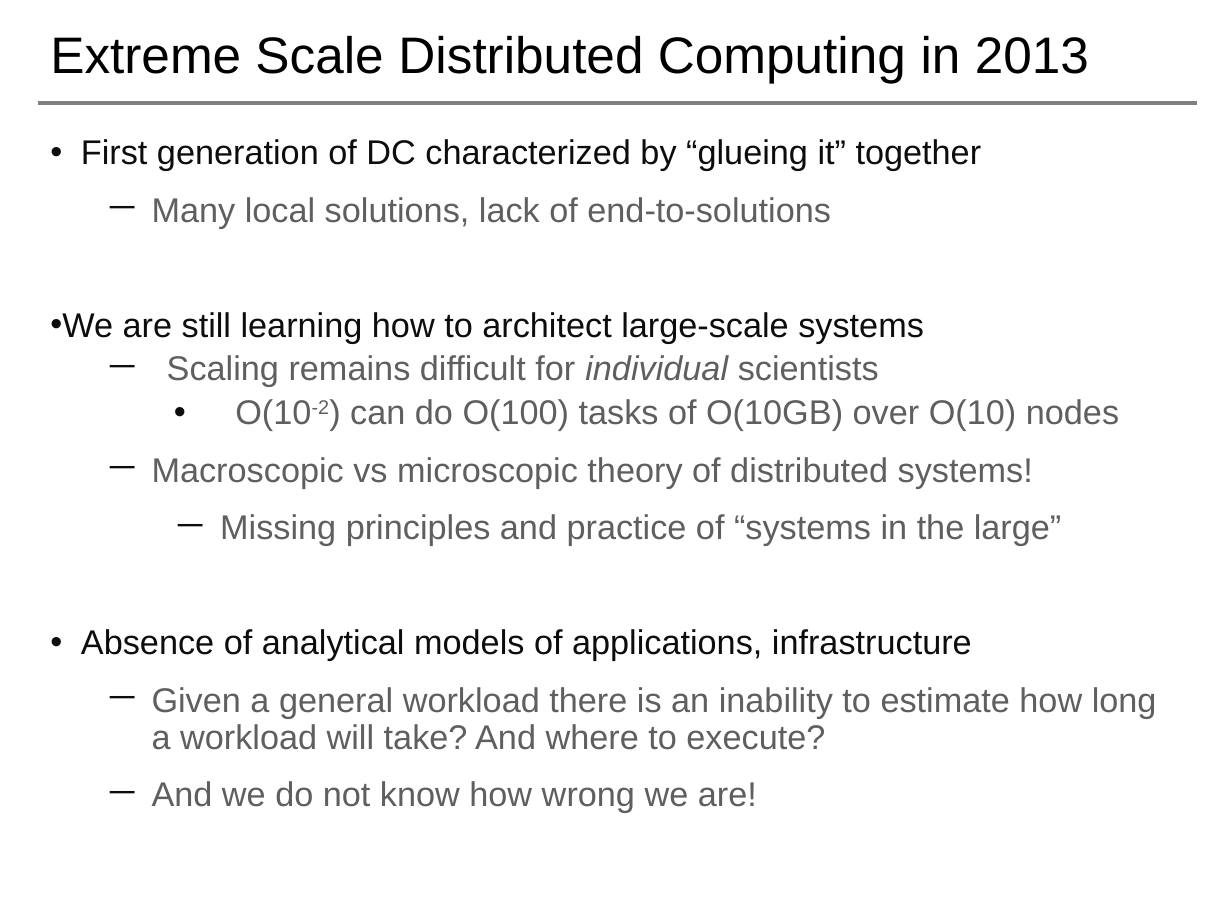
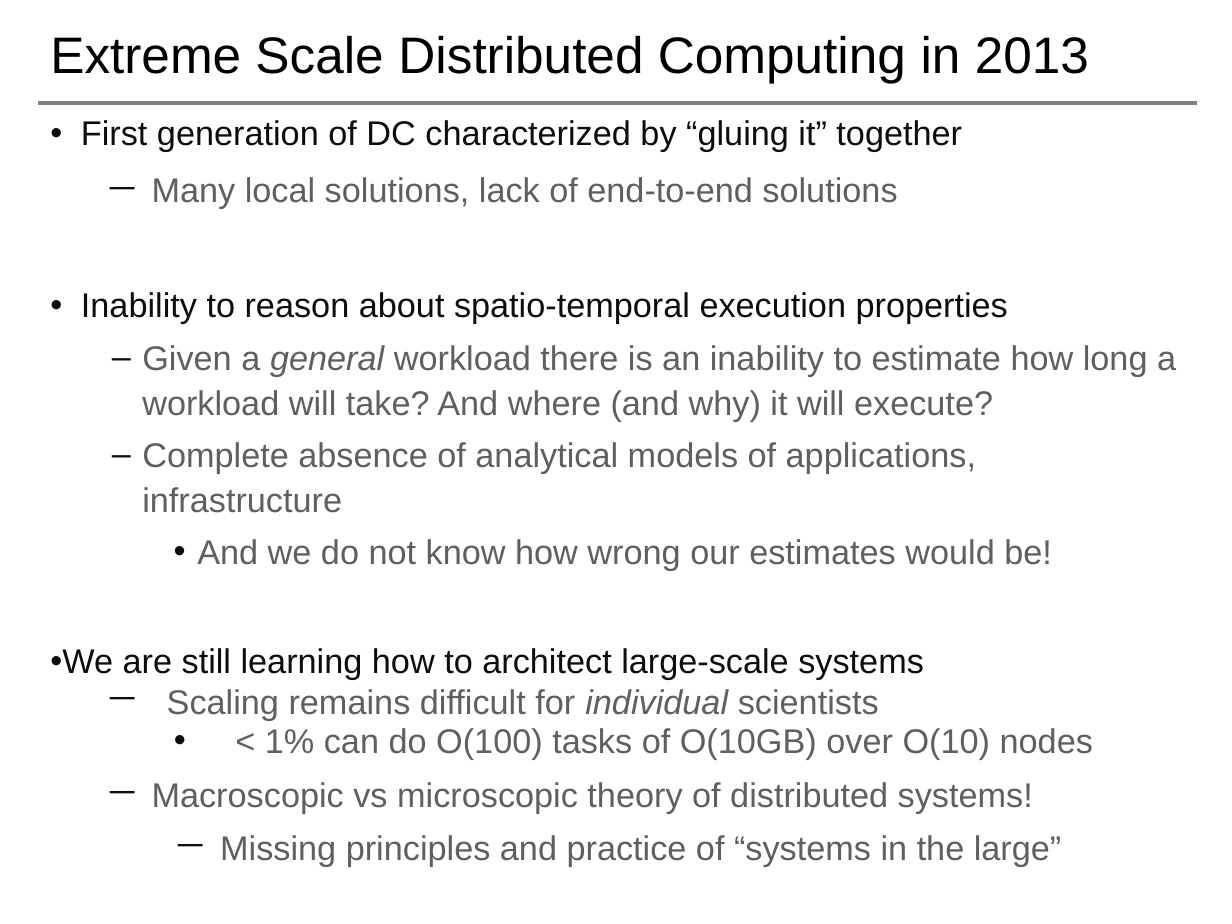
Before and after one commit to saga-project/NGMW, a slide deck: slide 4 of presentations/radical-modsim.pptx. Drawn at 1232x924 pixels with LibreOffice and Linux fonts; fonts in the diff are those of the drawing; background and template pictures are left out. Boxes give left, top, right and bottom in pixels: in the first picture for what was removed or moved away, otherwise in the second. Text is boxed around its words. In the diff, an @@ line names an element or a change of style, - is before the commit and + after.

```diff
--- a/presentations/radical-modsim.pptx
+++ b/presentations/radical-modsim.pptx
@@ text "First generation of DC characterized ...": place and size @@
-text "First generation of DC characterized ..." at (50,139,1157,813)
+text "First generation of DC characterized ..." at (50,120,1176,813)
@@ text at (81,120,1176,571): text changed; text colour #0D0D0D to #5F5F5F @@
-• First generation of DC characterized by “glueing it” together
-    － Many local solutions, lack of end-to-solutions
+• First generation of DC characterized by “gluing it” together
+    － Many local solutions, lack of end-to-end solutions
+• Inability to reason about spatio-temporal execution properties
+  – Given a general workload there is an inability to estimate how long a workload will take? And where (and why) it will execute?
+  – Complete absence of analytical models of applications, infrastructure
+    • And we do not know how wrong our estimates would be!
@@ text at (81,629,1157,813): paragraphs removed @@
-• Absence of analytical models of applications, infrastructure
-    － Given a general workload there is an inability to estimate how long a workload will take? And where to execute?
-    － And we do not know how wrong we are!
@@ text at (152,689,1033,813): line spacing 0.9 to 0.8 @@
@@ text at (265,728,1093,760): text changed @@
-      • O(10-2) can do O(100) tasks of O(10GB) over O(10) nodes
+      • < 1% can do O(100) tasks of O(10GB) over O(10) nodes
```
Also in this commit, not shown: 9 other slides changed, 1 slide removed.
